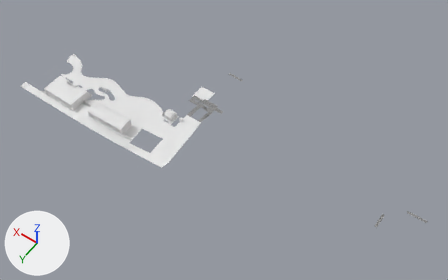
An edit to the Blender file Utils/Modelos/Chao_casas.blend, drawn before and after from the same camera.
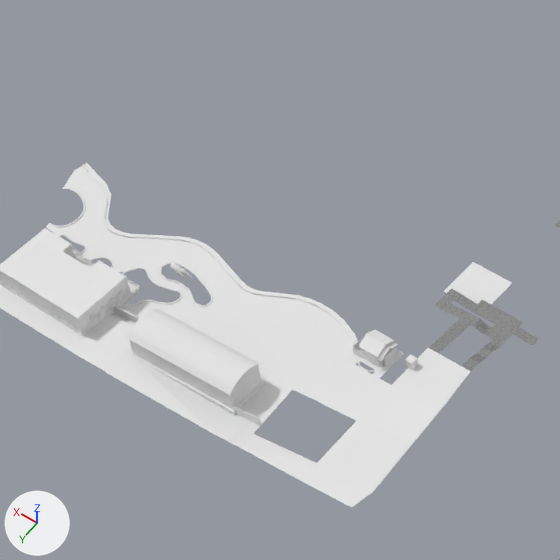
Each version is shown whole from a camera (50 mm lens) standing at (-189.0, 238.0, 334.0) and looking at (-36.0, 24.0, -2.0), then close up on the part from 10% to 51% of the width and 0% to 66% of the height. Arrows for +X, +Y and +Z are at lower left; the lights stay in place.

The first close-up shows 'Cube.003', 'Cubo.009', 'NurbsPath', 'PisoCINZA', 'PisoPARALELEPIPEDO', 'PisoVERMELHO', 'Piso_cinza', 'Plane', 'Plane.002', 'Plano', 'TextureAtlas_mergedObject.001'.
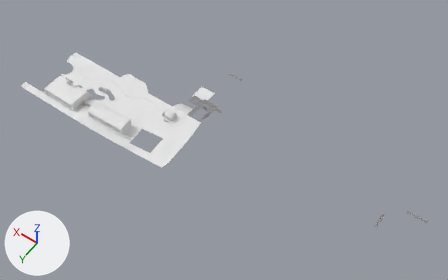
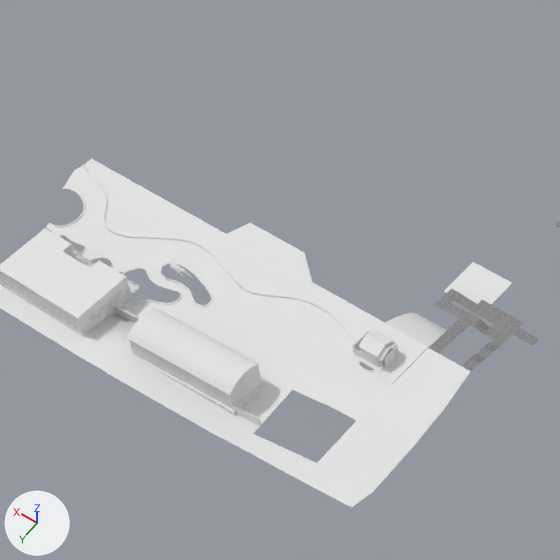
Patch to the scene script:
```diff
--- a/Utils/Modelos/Chao_casas.blend.py
+++ b/Utils/Modelos/Chao_casas.blend.py
@@ me_plane_004 @@
 # used by ob_pisoparalelepipedo; location = (56.4, 60.3, 3.3); rotation_euler = (0.0, 0.0, 0.0711), in degrees (0, 0, 4.1)
-me_plane_004.from_pydata(...)  # 149 vertices, 114 faces; spans x -75.6..54.7, y -32.0..15.0, z -1.3..0.1
+me_plane_004.from_pydata(...)  # 167 vertices, 128 faces; spans x -75.6..54.7, y -32.0..15.0, z -1.3..0.1
+# me_plane_004 part 1
+# 4 faces are deleted
+# 5 vertices in x -75.6, y -19.0..-5.7, z 0.0 move by (0.0, 0.0, -1.2)
+# 2 vertices move from x -53.0..-52.1, y -18.8..-5.6, z -1.2..-1.0 to x -53.0..-52.1, y -18.8..-6.0, z -1.2
+# 18 vertices are added at x -56.1..-53.1, y -20.1..-5.9, z -1.2
+# 18 new faces join them
+# me_plane_004 part 2: 110 kept faces spanning x -75.6..54.7, y -32.0..15.0, z -1.3..0.1 are now shaded smooth
@@ me_plane_002 @@
 # used by ob_plane_002; location = (9.8, 30.6, 3.3)
-me_plane_002.from_pydata(...)  # 56 vertices, 27 faces; spans x -0.5..93.6, y -5.2..8.7, z -1.2
+me_plane_002.from_pydata(...)  # 84 vertices, 54 faces; spans x -0.5..93.6, y -13.2..8.7, z -1.2
+# me_plane_002 part 3
+# 28 vertices are added at x -0.5..93.5, y -13.2..-6.9, z -1.2
+# 27 new faces join them
@@ me_cunurbspath_006 @@
+me_cunurbspath_006.from_pydata(...)  # 126 vertices, 104 faces; spans x -1.7..11.2, y -21.9..3.6, z -7.4..0.1
@@ ob_cube_003 @@
 ob_cube_003 = bpy.data.objects.new('Cube.003', me_cube_003)
-ob_cube_003.location = (-3.9, 30.4, 3.4)
+ob_cube_003.location = (-3.6, 34.2, 2.3)
+ob_cube_003.scale = (1.0, 1.0, 0.194)
@@ ob_nurbspath_007 @@
+ob_nurbspath_007 = bpy.data.objects.new('NurbsPath.007', me_cunurbspath_006)
+ob_nurbspath_007.location = (-1.8, 34.1, 2.1)
```

Boxes [x1, y1, x2, y2] around the edits, measured in the close-ups (560 x 560 px):
'Plane.002', reshaped (10% wider): before [84, 163, 358, 344]; after [84, 159, 385, 344]
'NurbsPath.007', added: after [376, 313, 459, 383]
'Cube.003', moved, rescaled: before [405, 354, 418, 369]; after [383, 347, 428, 385]
part 1 of me_plane_004, built on: [317, 348, 471, 492] in both
part 2 of me_plane_004, shading changed: [96, 313, 355, 401] in both
part 3 of me_plane_002, added: after [87, 159, 385, 341]
